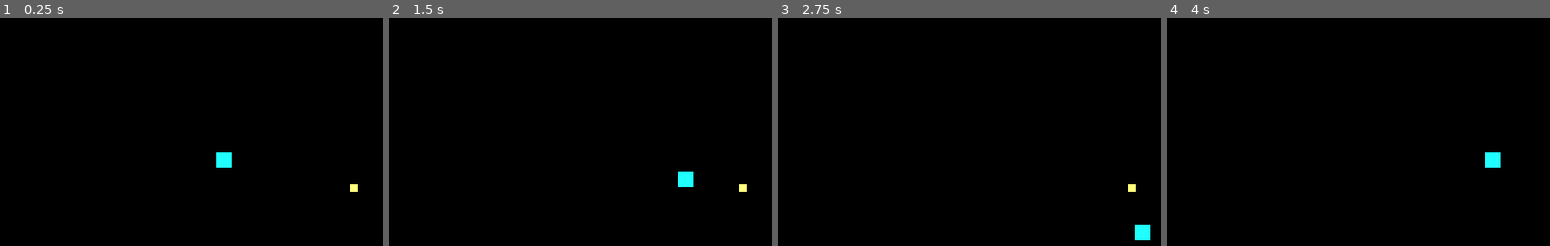
Above: before the commit, frames 1-4 (left to right).
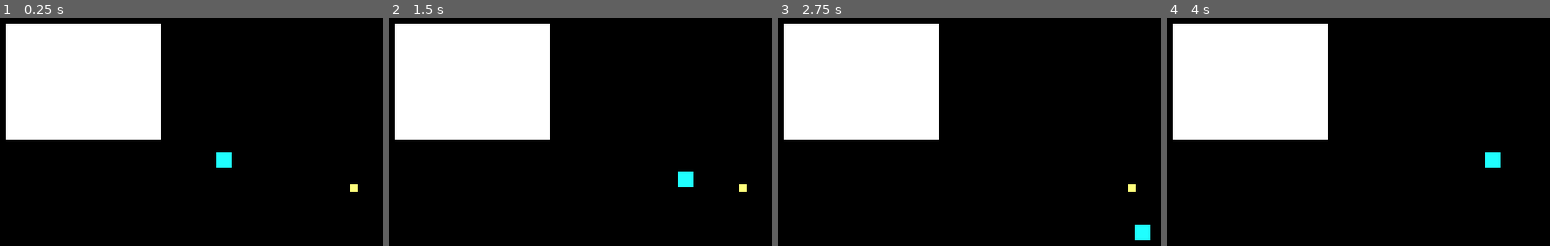
Above: after the commit, the same moments.

Repository: OwenDdev/Project-King
Game: Godot game, scene res://free_world.tscn
Same seed, same stepped clock (60 frames per second), same inputs: the game is played once before the commit and once after it.
Inputs:
- Up to frame 1 (0.25 s): no input
- Up to frame 2 (1.5 s): tap Enter at 0.5 s; hold D (Right) 0.53-1.28 s; hold E (Interact) 0.53-1.28 s; hold S (Down) from 1.28 s (still down); tap E (Interact) at 1.35 s
- Up to frame 3 (2.75 s): release S (Down) at 2.03 s; hold D (Right) from 2.03 s (still down); hold E (Interact) from 2.03 s (still down)
- Up to frame 4 (4 s): release D (Right) at 2.78 s; release E (Interact) at 2.78 s; hold W (Up) 2.78-3.53 s; tap E (Interact) at 2.85 s; hold A (Left) from 3.53 s (still down); hold E (Interact) from 3.53 s (still down)

The runs differ from the first frame. In frame 1, 21% of the frame differs, in the area x 1-43%, y 2-54%; in frame 2, 21%; in frame 3, 21%; in frame 4, 21%.

Commit message:
Scene Change
Scene Trigger
Scene Manager
Base Scene
Implemented

Diff:
--- /dev/null
+++ b/projectking/base_scene.gd
@@ -0,0 +1,18 @@
+class_name BaseScene extends Node
+
+@onready var player: Player = $PlayerK
+@onready var entrance_markers: Node2D = $EntranceMarkers
+
+func _ready() -> void:
+	if scene_manager.player:
+		if player:
+			scene_manager.player = player
+
+		player = scene_manager.player
+		add_child(player)
+		position_player()
+
+func position_player() -> void:
+	for entrance in entrance_markers.get_children():
+		if entrance is Marker2D and entrance.name == "any":
+			player.global_position = entrance.global_position
--- /dev/null
+++ b/projectking/free_world.gd
@@ -0,0 +1,12 @@
+extends BaseScene
+
+
+# Called when the node enters the scene tree for the first time.
+func _ready() -> void:
+	super()
+
+
+
+# Called every frame. 'delta' is the elapsed time since the previous frame.
+func _process(delta: float) -> void:
+	pass
--- a/projectking/free_world.tscn
+++ b/projectking/free_world.tscn
@@ -1,12 +1,34 @@
-[gd_scene load_steps=3 format=3 uid="uid://dytauo73xw1on"]
+[gd_scene load_steps=7 format=3 uid="uid://dytauo73xw1on"]
 
 [ext_resource type="PackedScene" uid="uid://5hn6xyxku0km" path="res://player_k.tscn" id="1_aq7ej"]
+[ext_resource type="Script" path="res://free_world.gd" id="1_c5wvl"]
 [ext_resource type="PackedScene" uid="uid://duq1j5fmopgbm" path="res://basic_collectable.tscn" id="2_2cln7"]
+[ext_resource type="PackedScene" uid="uid://dn0yd4fk1lunw" path="res://home.tscn" id="3_43e15"]
+[ext_resource type="PackedScene" uid="uid://del724g2kphlu" path="res://scene_trigger.tscn" id="4_3kur2"]
+
+[sub_resource type="RectangleShape2D" id="RectangleShape2D_nwrla"]
+size = Vector2(24, 22)
 
 [node name="Free_World" type="Node2D"]
+script = ExtResource("1_c5wvl")
 
 [node name="PlayerK" parent="." instance=ExtResource("1_aq7ej")]
 position = Vector2(283, 155)
 
 [node name="Basic_Collectable" parent="." instance=ExtResource("2_2cln7")]
 position = Vector2(417, 184)
+
+[node name="Home" parent="." instance=ExtResource("3_43e15")]
+position = Vector2(138, 54)
+
+[node name="SceneTrigger" parent="." instance=ExtResource("4_3kur2")]
+position = Vector2(138, 119)
+connected_scene = "inside_house"
+
+[node name="CollisionShape2D" type="CollisionShape2D" parent="SceneTrigger"]
+shape = SubResource("RectangleShape2D_nwrla")
+
+[node name="EntranceMarkers" type="Node2D" parent="."]
+
+[node name="any" type="Marker2D" parent="EntranceMarkers"]
+position = Vector2(138, 142)
--- /dev/null
+++ b/projectking/home.tscn
@@ -0,0 +1,16 @@
+[gd_scene load_steps=3 format=3 uid="uid://dn0yd4fk1lunw"]
+
+[ext_resource type="Texture2D" uid="uid://2ah7cqar7fp8" path="res://RoomEx.png" id="1_2x87i"]
+
+[sub_resource type="RectangleShape2D" id="RectangleShape2D_tuv5b"]
+size = Vector2(161, 92)
+
+[node name="Home" type="StaticBody2D"]
+z_index = -2
+
+[node name="Sprite2D" type="Sprite2D" parent="."]
+texture = ExtResource("1_2x87i")
+
+[node name="CollisionShape2D" type="CollisionShape2D" parent="."]
+position = Vector2(-0.5, 7)
+shape = SubResource("RectangleShape2D_tuv5b")
--- /dev/null
+++ b/projectking/inside_house.gd
@@ -0,0 +1,12 @@
+extends Node2D
+
+
+# Called when the node enters the scene tree for the first time.
+func _ready() -> void:
+	if scene_manager.player:
+		add_child(scene_manager.player)
+
+
+# Called every frame. 'delta' is the elapsed time since the previous frame.
+func _process(delta: float) -> void:
+	pass
--- /dev/null
+++ b/projectking/inside_house.tscn
@@ -0,0 +1,52 @@
+[gd_scene load_steps=7 format=3 uid="uid://dllkxfgrehl3c"]
+
+[ext_resource type="Texture2D" uid="uid://crgyuaa3akawm" path="res://Room.png" id="1_7asxc"]
+[ext_resource type="Script" path="res://base_scene.gd" id="1_n7prw"]
+[ext_resource type="PackedScene" uid="uid://del724g2kphlu" path="res://scene_trigger.tscn" id="3_dv0j8"]
+
+[sub_resource type="RectangleShape2D" id="RectangleShape2D_bwyuw"]
+size = Vector2(627, 115.75)
+
+[sub_resource type="RectangleShape2D" id="RectangleShape2D_slt7f"]
+size = Vector2(236, 135)
+
+[sub_resource type="RectangleShape2D" id="RectangleShape2D_f4dy0"]
+
+[node name="InsideHouse" type="Node2D"]
+z_index = -1
+script = ExtResource("1_n7prw")
+
+[node name="Sprite2D" type="Sprite2D" parent="."]
+modulate = Color(0.89, 0.88199, 0.6497, 1)
+position = Vector2(324, 179)
+texture = ExtResource("1_7asxc")
+
+[node name="Walls" type="StaticBody2D" parent="."]
+
+[node name="CollisionShape2D" type="CollisionShape2D" parent="Walls"]
+position = Vector2(323.5, 61.125)
+shape = SubResource("RectangleShape2D_bwyuw")
+
+[node name="CollisionShape2D2" type="CollisionShape2D" parent="Walls"]
+position = Vector2(326, 316)
+shape = SubResource("RectangleShape2D_bwyuw")
+
+[node name="CollisionShape2D3" type="CollisionShape2D" parent="Walls"]
+position = Vector2(125, 188.5)
+shape = SubResource("RectangleShape2D_slt7f")
+
+[node name="CollisionShape2D4" type="CollisionShape2D" parent="Walls"]
+position = Vector2(524, 189)
+shape = SubResource("RectangleShape2D_slt7f")
+
+[node name="EntranceMarkers" type="Node2D" parent="."]
+
+[node name="any" type="Marker2D" parent="EntranceMarkers"]
+position = Vector2(330, 240)
+
+[node name="SceneTrigger" parent="." instance=ExtResource("3_dv0j8")]
+position = Vector2(329, 257)
+connected_scene = "free_world"
+
+[node name="CollisionShape2D" type="CollisionShape2D" parent="SceneTrigger"]
+shape = SubResource("RectangleShape2D_f4dy0")
--- a/projectking/player.gd
+++ b/projectking/player.gd
@@ -1,4 +1,4 @@
-extends CharacterBody2D
+class_name Player extends CharacterBody2D
 
 var speed = 100
 
--- a/projectking/player_k.tscn
+++ b/projectking/player_k.tscn
@@ -7,6 +7,7 @@
 size = Vector2(16, 15)
 
 [node name="PlayerK" type="CharacterBody2D" groups=["Player"]]
+collision_layer = 9
 script = ExtResource("1_mf12n")
 
 [node name="CollisionShape2D" type="CollisionShape2D" parent="."]
--- a/projectking/project.godot
+++ b/projectking/project.godot
@@ -14,6 +14,10 @@
 run/main_scene="res://free_world.tscn"
 config/features=PackedStringArray("4.3", "GL Compatibility")
 config/icon="res://icon.svg"
+
+[autoload]
+
+scene_manager="*res://scene_manager.gd"
 
 [display]
 
@@ -53,6 +57,10 @@
 ]
 }
 
+[layer_names]
+
+2d_physics/layer_4="triggers"
+
 [rendering]
 
 renderer/rendering_method="gl_compatibility"
--- /dev/null
+++ b/projectking/scene_manager.gd
@@ -0,0 +1,16 @@
+class_name SceneManger extends Node
+
+var player: Player
+
+var scene_dir_path = "res://"
+
+func _ready() -> void:
+	pass
+
+func change_scene(from, to_scene_name : String) -> void:
+	player = from.player
+	if player and player.get_parent():
+		player.get_parent().remove_child(player)
+
+	var full_path =  scene_dir_path + to_scene_name + ".tscn"
+	from.get_tree().call_deferred("change_scene_to_file", full_path)
--- /dev/null
+++ b/projectking/scene_trigger.gd
@@ -0,0 +1,7 @@
+class_name SceneTrigger extends Area2D
+
+@export var connected_scene: String #Name of the Scene to change to
+var scene_folder = "res://"
+
+func _on_body_entered(body: Node2D) -> void:
+	scene_manager.change_scene(get_owner(), connected_scene)
--- /dev/null
+++ b/projectking/scene_trigger.tscn
@@ -0,0 +1,10 @@
+[gd_scene load_steps=2 format=3 uid="uid://del724g2kphlu"]
+
+[ext_resource type="Script" path="res://scene_trigger.gd" id="1_ys46h"]
+
+[node name="SceneTrigger" type="Area2D"]
+collision_layer = 0
+collision_mask = 8
+script = ExtResource("1_ys46h")
+
+[connection signal="body_entered" from="." to="." method="_on_body_entered"]
Binary file added: projectking/Room.png
Not shown, added: projectking/Room.png.import
Binary file added: projectking/RoomEx.png
Not shown, added: projectking/RoomEx.png.import
